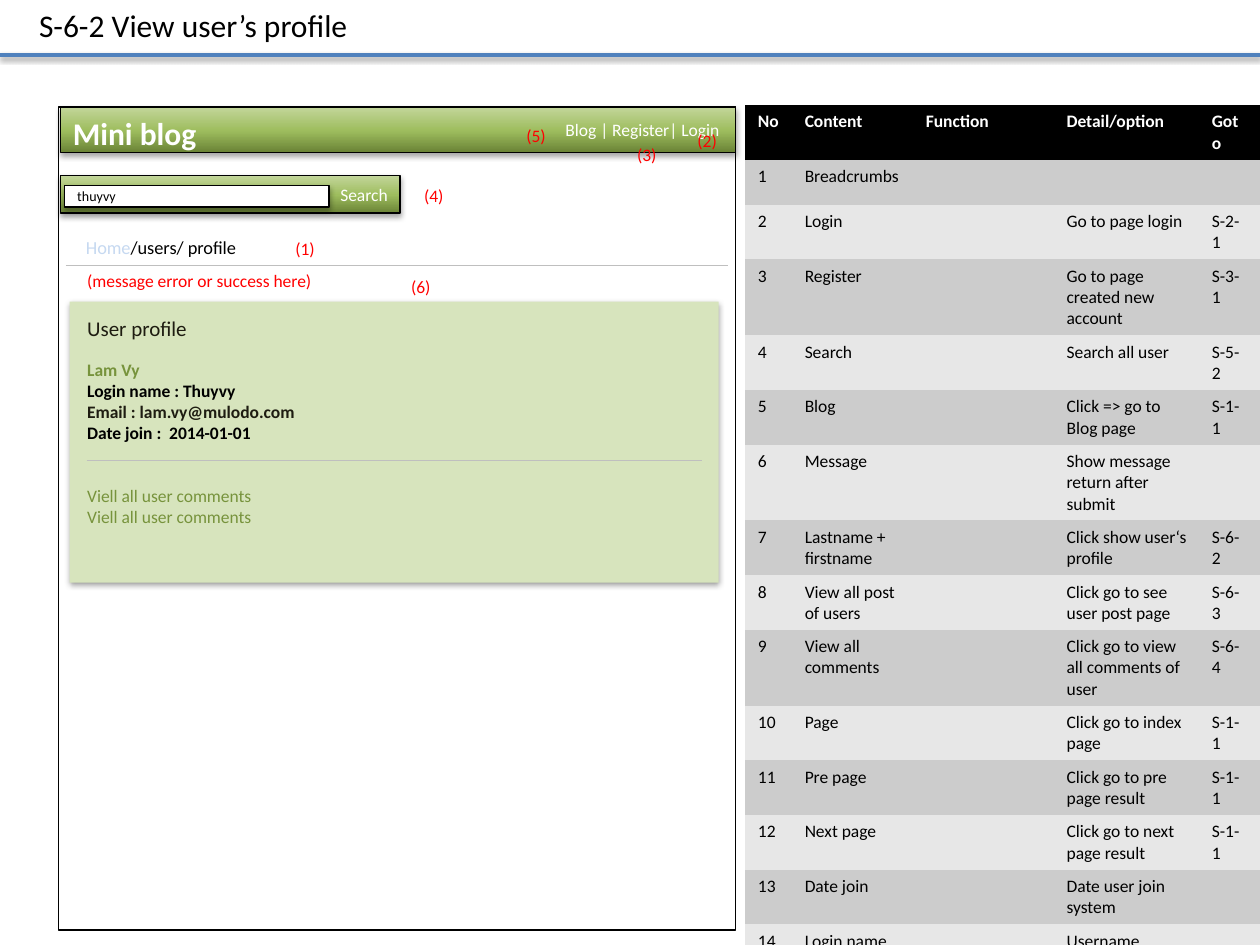
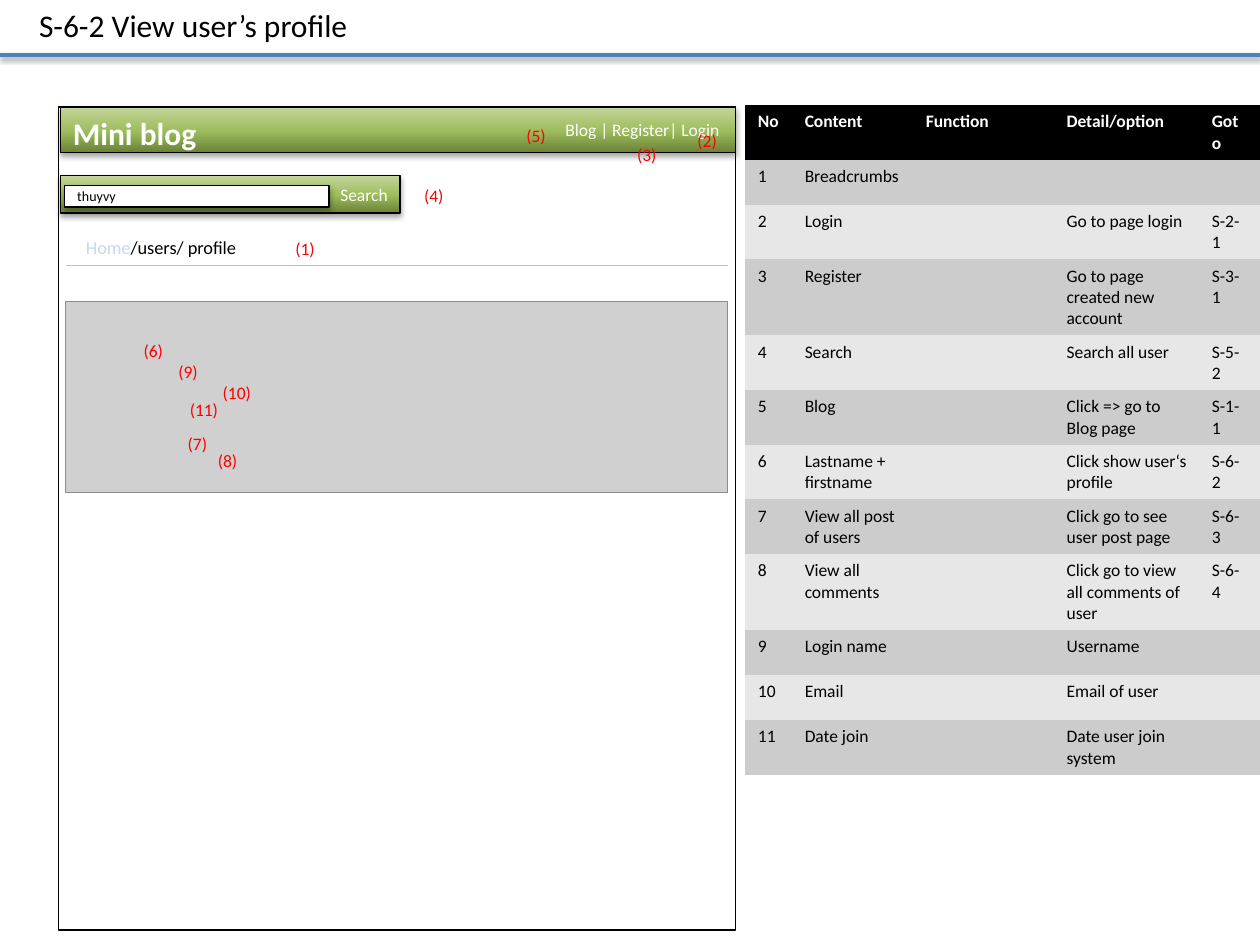
Before and after one commit to Mulodo-PHP-Training/miniblog-lam.vy, a slide deck: slide 20 of doc/frontend/wireframe/TRN-MiniBlog_WireframeDesign_LAMVY.pptx. Drawn at 1260x945 pixels with LibreOffice and Linux fonts; fonts in the diff are those of the drawing; grey boxes stand for pictures. Boxes give left, top, right and bottom in pixels: in the first picture for what was removed or moved away, otherwise in the second. Text is boxed around its words. In the diff, an @@ line names an element or a change of style, - is before the commit and + after.

```diff
--- a/doc/frontend/wireframe/TRN-MiniBlog_WireframeDesign_LAMVY.pptx
+++ b/doc/frontend/wireframe/TRN-MiniBlog_WireframeDesign_LAMVY.pptx
@@ table at box(746, 105, 1260, 774) @@
-row 7: 6 | Message |  | Show message return after submit | 
-row 8: 7 | Lastname + firstname |  | Click show user‘s profile | S-6-2
-row 9: 8 | View all post of users |  | Click go to see user post page | S-6-3
-row 10: 9 | View all comments |  | Click go to view all comments of user | S-6-4
-row 11: 10 | Page |  | Click go to index page | S-1-1
-row 12: 11 | Pre page |  | Click go to pre page result | S-1-1
-row 13: 12 | Next page |  | Click go to next page result | S-1-1
-row 14: 13 | Date join |  | Date user join system | 
-row 15: 14 | Login name |  | Username | 
+row 7: 6 | Lastname + firstname |  | Click show user‘s profile | S-6-2
+row 8: 7 | View all post of users |  | Click go to see user post page | S-6-3
+row 9: 8 | View all comments |  | Click go to view all comments of user | S-6-4
+row 10: 9 | Login name |  | Username | 
+row 11: 10 | Email |  | Email of user | 
+row 12: 11 | Date join |  | Date user join system | 
@@ text removed at box(87, 274, 312, 290) @@
-(message error or success here)
@@ picture added at box(66, 302, 727, 493) @@
@@ rectangle removed at box(69, 301, 718, 582) @@
@@ text removed at box(87, 321, 186, 340) @@
-User profile
@@ text "(6)": place and size @@
-text "(6)" at box(411, 280, 430, 296)
+text "(6)" at box(144, 344, 163, 359)
@@ text removed at box(87, 364, 295, 523) @@
-Lam Vy
-Login name : Thuyvy
-Email : lam.vy@mulodo.com
-Date join : 2014-01-01
-Viell all user comments
-Viell all user comments
@@ text added at box(178, 365, 197, 380), 10 pt, text #FF0000 @@
+(9)
@@ text added at box(223, 386, 251, 401), 10 pt, text #FF0000 @@
+(10)
@@ text added at box(190, 403, 218, 419), 10 pt, text #FF0000 @@
+(11)
@@ text added at box(188, 437, 207, 452), 10 pt, text #FF0000 @@
+(7)
@@ line removed from (87, 460) to (702, 460) @@
@@ text added at box(218, 454, 237, 470), 10 pt, text #FF0000 @@
+(8)
```
Also in this commit, not shown: 16 other slides changed.
